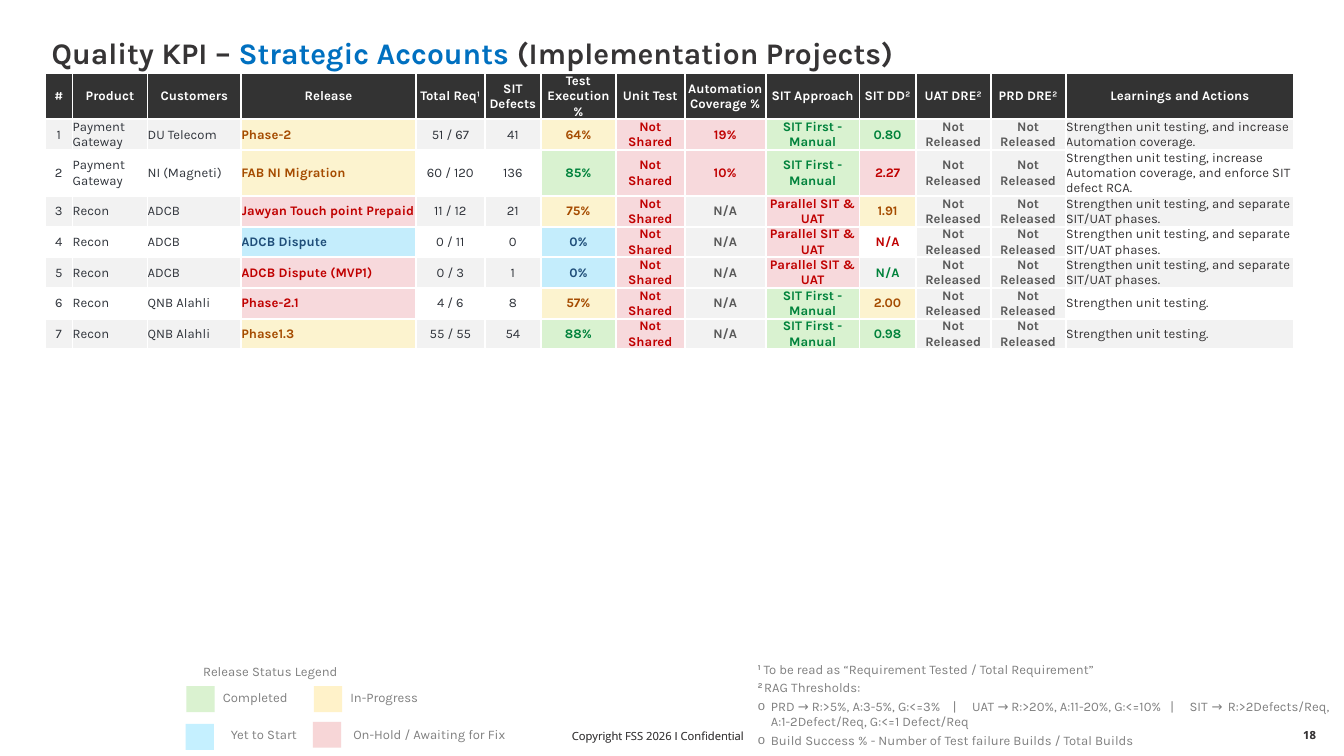
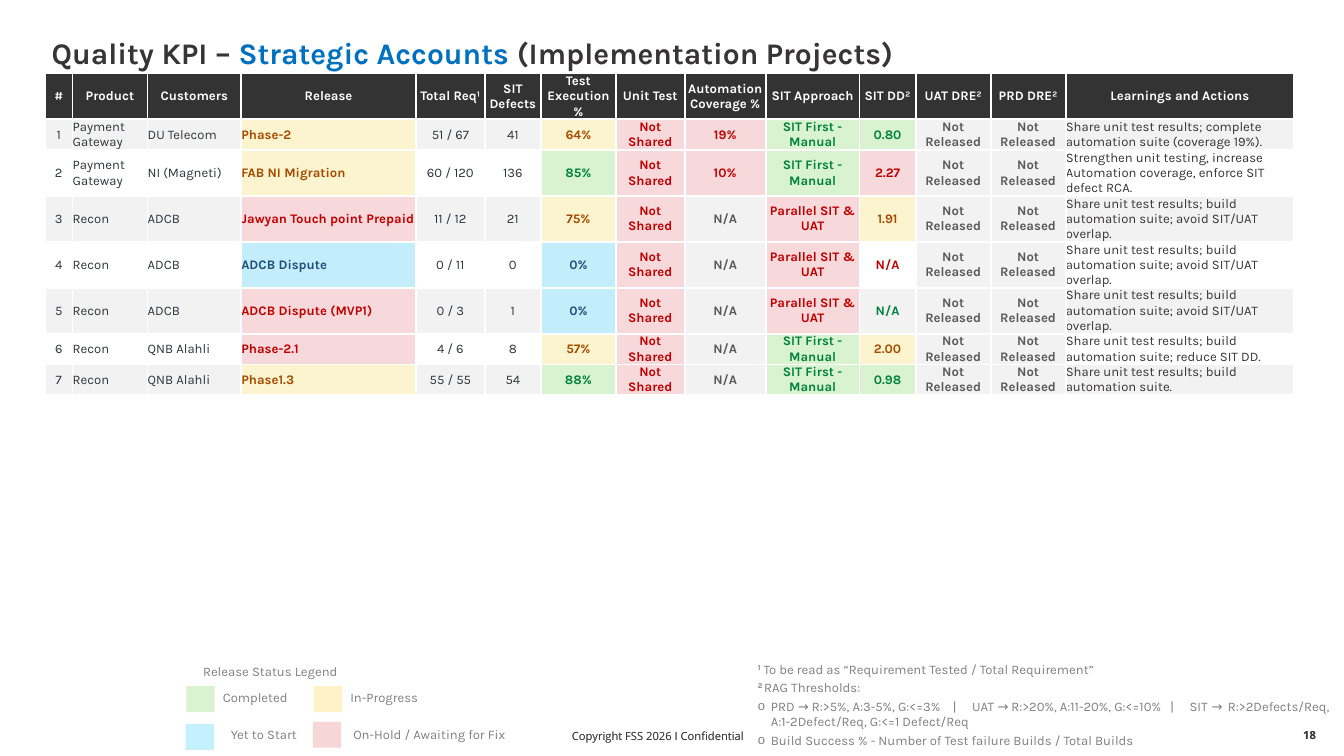
Before and after one commit to karthiksaai1985/KPI, a slide deck: slide 18 of KPI_20Nov2026.pptx. Drawn at 1344x756 pixels with LibreOffice and Linux fonts; fonts in the diff are those of the drawing; background and template pictures are left out. Boxes give left, top, right and bottom in pixels: in the first picture for what was removed or moved away, otherwise in the second. Text is boxed around its words. In the diff, an @@ line names an element or a change of style, - is before the commit and + after.

```diff
--- a/KPI_20Nov2026.pptx
+++ b/KPI_20Nov2026.pptx
@@ table at (x1=45, y1=73, x2=1295, y2=399) @@
-row 2, column 14: Strengthen unit testing, and increase Automation coverage.
+row 2, column 14: Share unit test results; complete automation suite (coverage 19%).
-row 3, column 14: Strengthen unit testing, increase Automation coverage, and enforce SIT defect RCA.
+row 3, column 14: Strengthen unit testing, increase Automation coverage, enforce SIT defect RCA.
-row 4, column 14: Strengthen unit testing, and separate SIT/UAT phases.
+row 4, column 14: Share unit test results; build automation suite; avoid SIT/UAT overlap.
-row 5, column 14: Strengthen unit testing, and separate SIT/UAT phases.
+row 5, column 14: Share unit test results; build automation suite; avoid SIT/UAT overlap.
-row 6, column 14: Strengthen unit testing, and separate SIT/UAT phases.
+row 6, column 14: Share unit test results; build automation suite; avoid SIT/UAT overlap.
-row 7, column 14: Strengthen unit testing.
+row 7, column 14: Share unit test results; build automation suite; reduce SIT DD.
-row 8, column 14: Strengthen unit testing.
+row 8, column 14: Share unit test results; build automation suite.
```
Also in this commit, not shown: 7 other slides changed, 1 other file.
